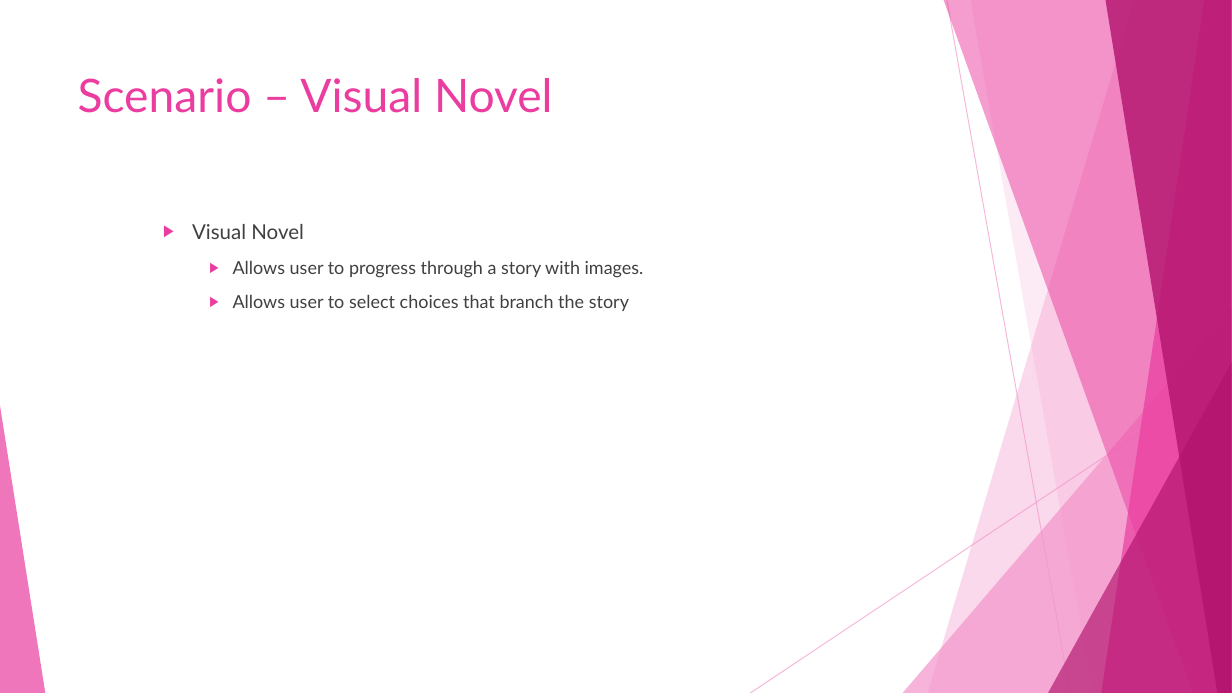
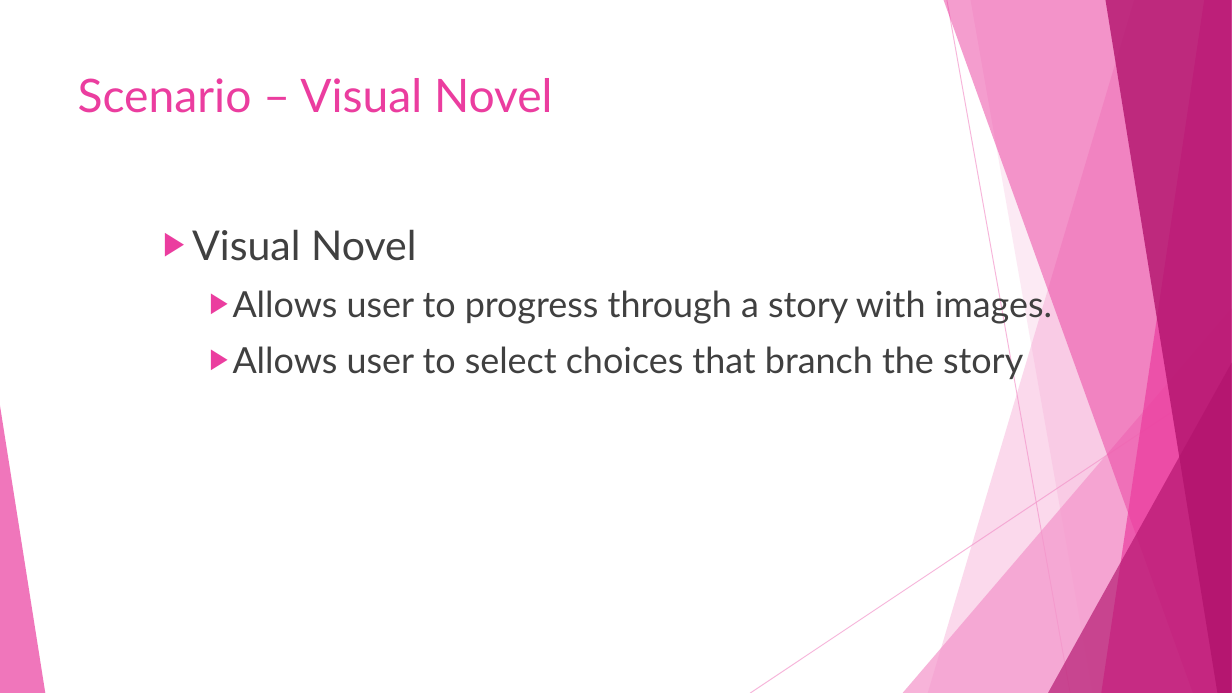
Before and after one commit to alexandraburress/488GroupProject, a slide deck: slide 2 of SchoolReport/Mobile Wizard Dress-Up Game.pptx. Drawn at 1232x693 pixels with LibreOffice and Linux fonts; fonts in the diff are those of the drawing. Boxes give left, top, right and bottom in pixels: in the first picture for what was removed or moved away, otherwise in the second. Text is boxed around its words. In the diff, an @@ line names an element or a change of style, - is before the commit and + after.

```diff
--- a/SchoolReport/Mobile Wizard Dress-Up Game.pptx
+++ b/SchoolReport/Mobile Wizard Dress-Up Game.pptx
@@ text "Visual Novel" at [192,229,1052,380]: size 16 to 32 pt in "Visual Novel"; size 14 to 28 pt in "Allows user to progress through a story ...", "Allows user to select choices that branch ..." @@
```
Also in this commit, not shown: 12 other slides changed, 1 other file.
